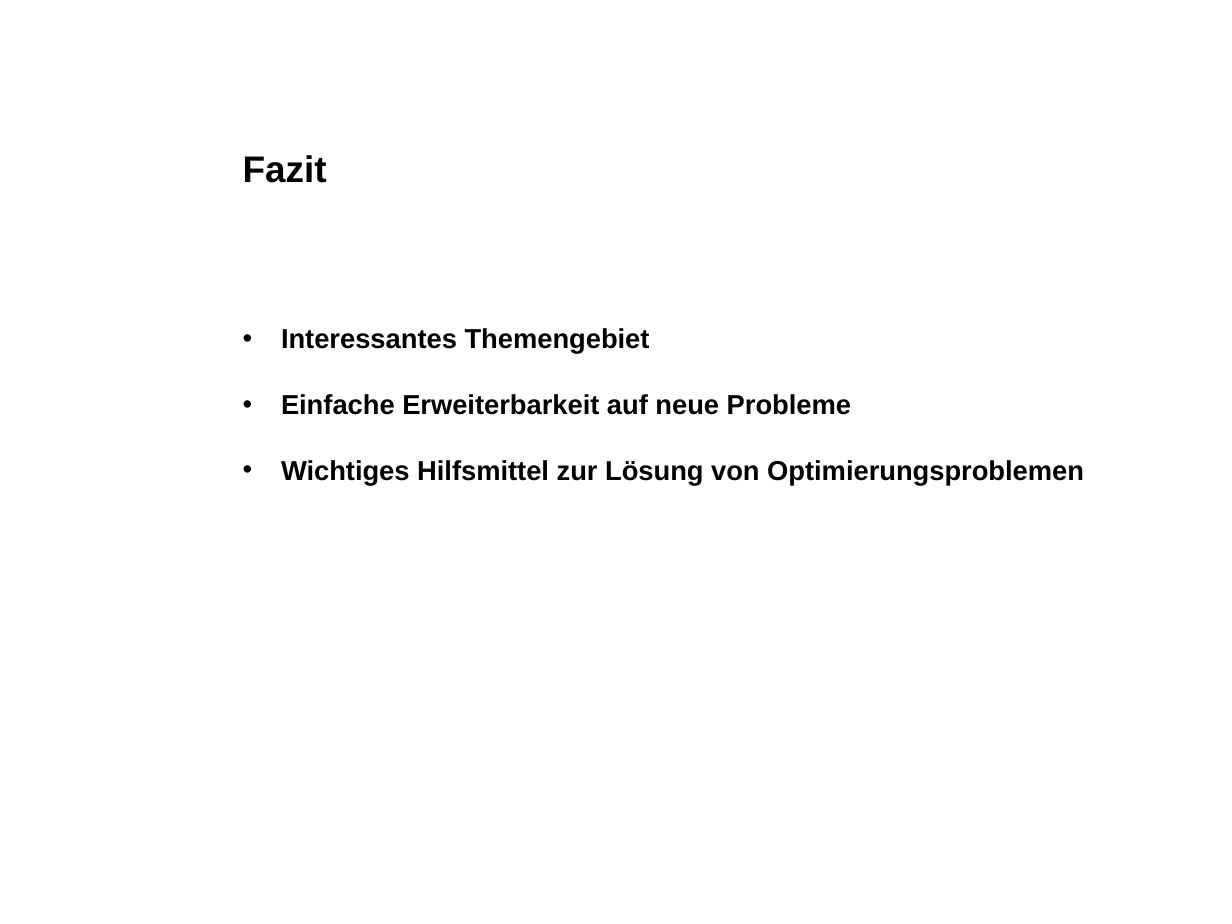
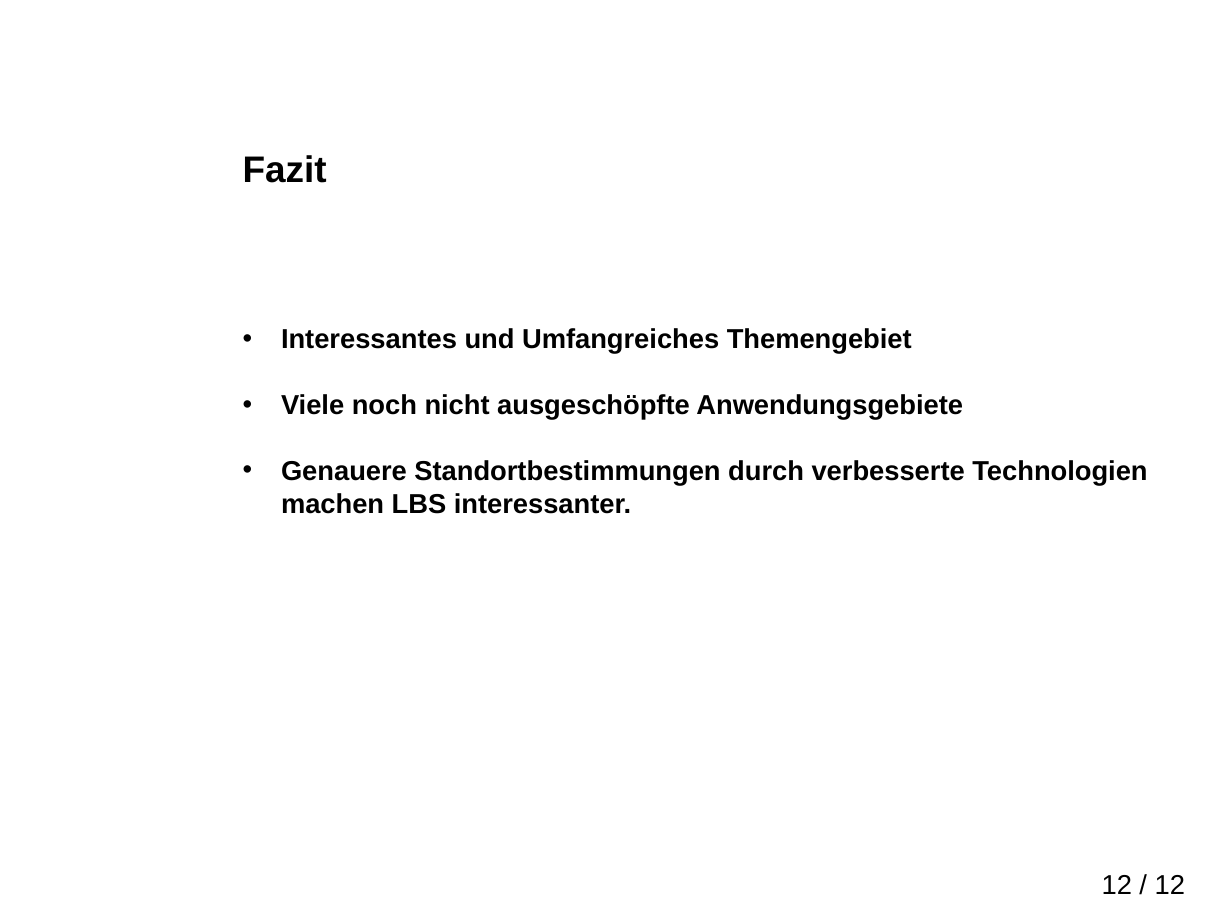
Before and after one commit to martinmoserswiss/LBSSwitzerland, a slide deck: slide 12 of Präsentation/Praesentation_LBS_in_Switzerland.pptx (slide 7 before the commit). Drawn at 1232x924 pixels with LibreOffice and Linux fonts; fonts in the diff are those of the drawing; background and template pictures are left out. Boxes give left, top, right and bottom in pixels: in the first picture for what was removed or moved away, otherwise in the second. Text is boxed around its words. In the diff, an @@ line names an element or a change of style, - is before the commit and + after.

```diff
--- a/Präsentation/Praesentation_LBS_in_Switzerland.pptx
+++ b/Präsentation/Praesentation_LBS_in_Switzerland.pptx
@@ text at (x1=281, y1=328, x2=1147, y2=514): text changed @@
-• Interessantes Themengebiet
-• Einfache Erweiterbarkeit auf neue Probleme
-• Wichtiges Hilfsmittel zur Lösung von Optimierungsproblemen
+• Interessantes und Umfangreiches Themengebiet
+• Viele noch nicht ausgeschöpfte Anwendungsgebiete
+• Genauere Standortbestimmungen durch verbesserte Technologien machen LBS interessanter.
@@ page number added at (x1=1102, y1=875, x2=1185, y2=894), 16 pt, text #000000 @@
+12 / 12
```
Also in this commit, not shown: 4 other slides changed, 8 slides added, 3 slides removed, 3 other files.
